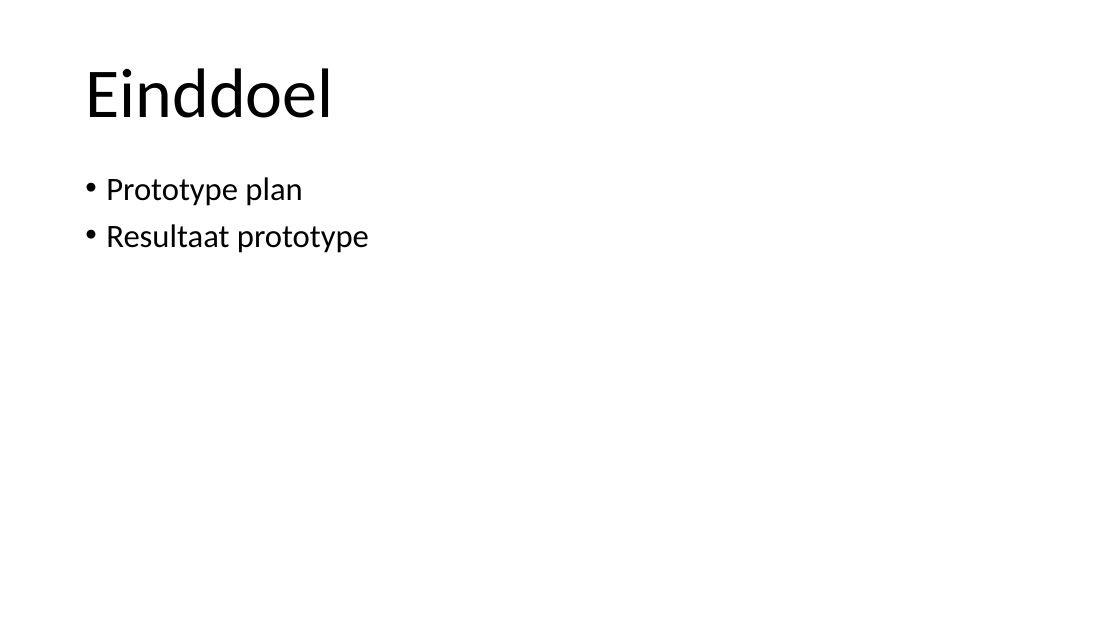
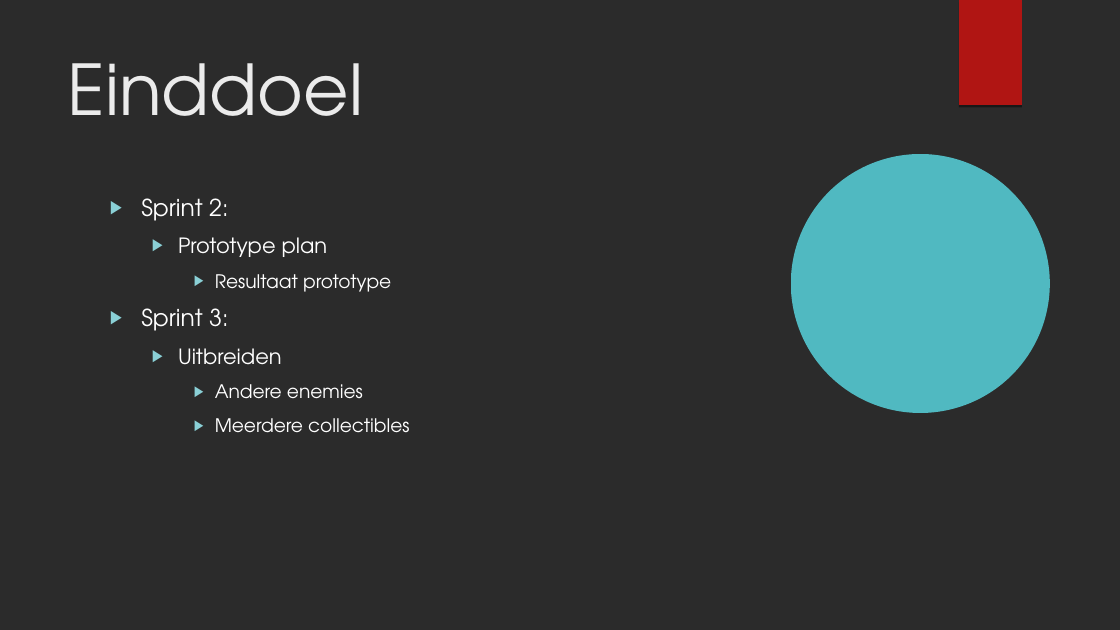
Before and after one commit to kvk4life/GAM21gr2, a slide deck: slide 13 of Presentatie documenten/Order 66’s Pitch.odp (slide 9 before the commit). Drawn at 1120x630 pixels with LibreOffice and Linux fonts; fonts in the diff are those of the drawing; background and template pictures are left out; a plain dark background stands for a picture behind light text. Boxes give left, top, right and bottom in pixels: in the first picture for what was removed or moved away, otherwise in the second. Text is boxed around its words. In the diff, an @@ line names an element or a change of style, - is before the commit and + after.

```diff
--- a/Presentatie documenten/Order 66’s Pitch.odp
+++ b/Presentatie documenten/Order 66’s Pitch.odp
@@ background #FFFFFF to picture (left out) @@
@@ freeform shape added at bbox=[959, 0, 1022, 105], fill #B01513 @@
@@ title "Einddoel": place and size @@
-title "Einddoel" at bbox=[85, 68, 333, 118]
+title "Einddoel" at bbox=[68, 63, 364, 116]
@@ title "Einddoel" at bbox=[68, 63, 364, 116]: font Calibri to TeX Gyre Adventor, text colour #000000 to #EBEBEB; line spacing 0.9 to 1; vertical alignment middle to top @@
@@ freeform shape added at bbox=[791, 154, 1049, 413], fill #50B9C1 @@
@@ text "Sprint 2:": place and size @@
-text "Sprint 2:" at bbox=[106, 177, 369, 253]
+text "Sprint 2:" at bbox=[141, 198, 410, 433]
@@ text at bbox=[141, 198, 228, 221]: paragraph added @@
+▶ Sprint 2:
@@ text at bbox=[178, 237, 391, 292]: size 28 to 18 pt in "Prototype plan"; font Calibri to TeX Gyre Adventor, text colour #000000 to #FFFFFF in "Prototype plan", "Resultaat prototype"; size 28 to 16 pt in "Resultaat prototype"; bullet • to ▶; list level 1 to 2 in "Prototype plan"; line spacing 0.9 to 1; bullet colour #000000 to #8AD0D6; list level 1 to 3 in "Resultaat prototype" @@
@@ text at bbox=[141, 308, 410, 433]: paragraphs added @@
+▶ Sprint 3:
+  ▶ Uitbreiden
+    ▶ Andere enemies
+    ▶ Meerdere collectibles
```
Also in this commit, not shown: 8 other slides changed, 5 slides added, 1 slide removed, 1 other file.
